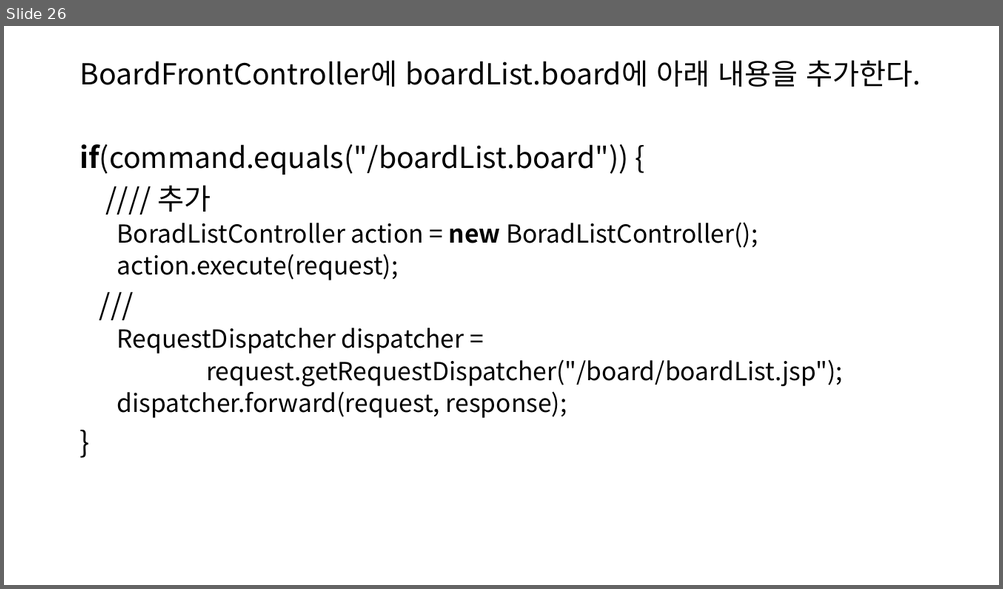
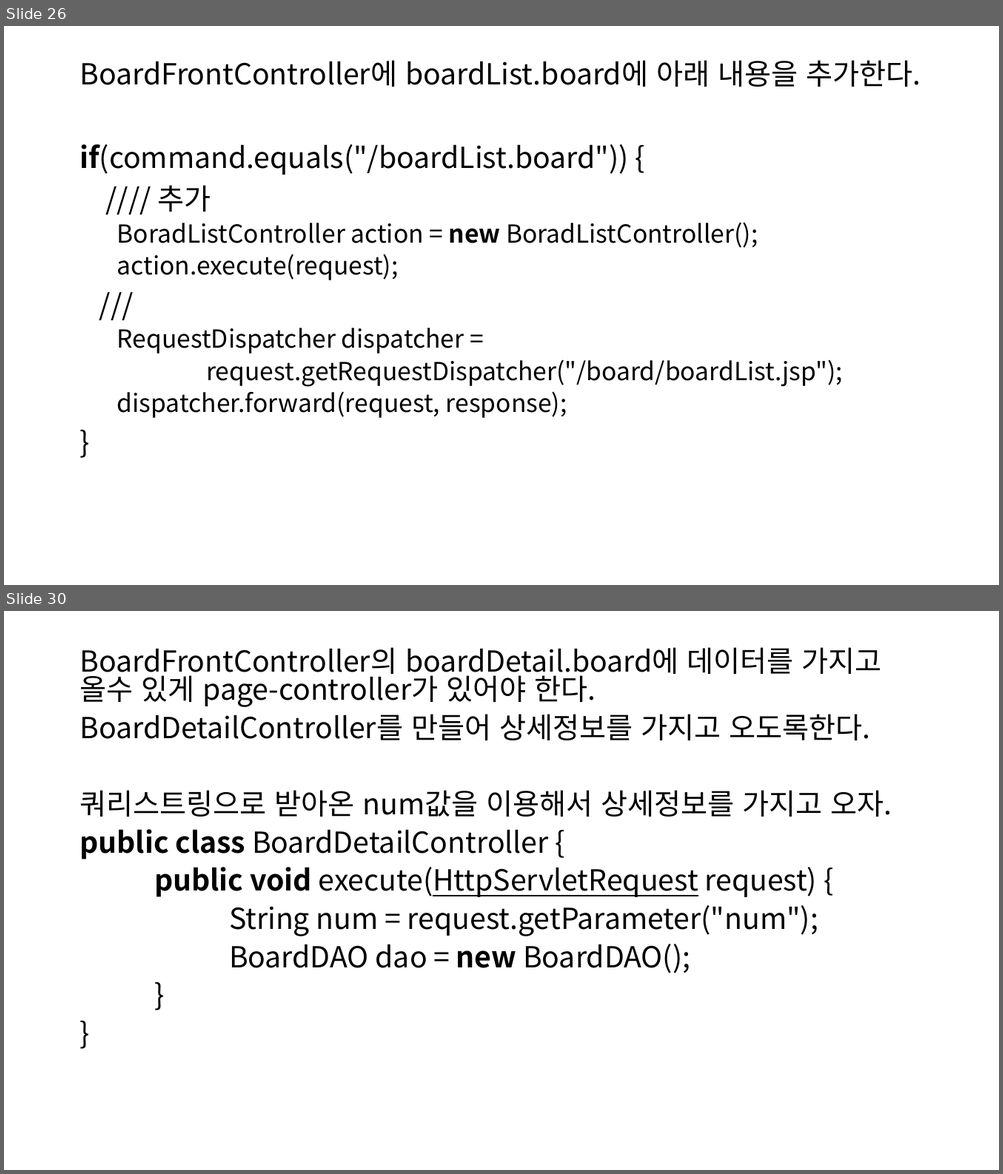
Before and after one commit to SoongMoo/hkblockchain220914, a slide deck: WEB/JSP/board.pptx. Shown one above the other, each under a label of ours: slide 26 before the commit, slides 26 and 30 after it; the slides between them are not shown. The pictures are 1003x589 and 1003x1174 pixels, drawn with LibreOffice and Linux fonts; fonts in the diff are those of the drawing. Boxes give left, top, right and bottom in pixels: in the first picture for what was removed or moved away, otherwise in the second. Text is boxed around its words. In the diff, an @@ line names an element or a change of style, - is before the commit and + after.

```diff
--- a/WEB/JSP/board.pptx
+++ b/WEB/JSP/board.pptx
@@ slide 30 added at [4, 611, 999, 1170], background #FFFFFF @@
@@ text added at [79, 647, 891, 974], 28 pt, text #000000 @@
+BoardFrontController의 boardDetail.board에 데이터를 가지고 올수 있게 page-controller가 있어야 한다.
+BoardDetailController를 만들어 상세정보를 가지고 오도록한다.
+쿼리스트링으로 받아온 num값을 이용해서 상세정보를 가지고 오자.
+public class BoardDetailController {
+public void execute(HttpServletRequest request) {
+String num = request.getParameter("num");
+BoardDAO dao = new BoardDAO();
+}
+}
```
Also in this commit, not shown: 1 slide changed, 19 other slides added.
